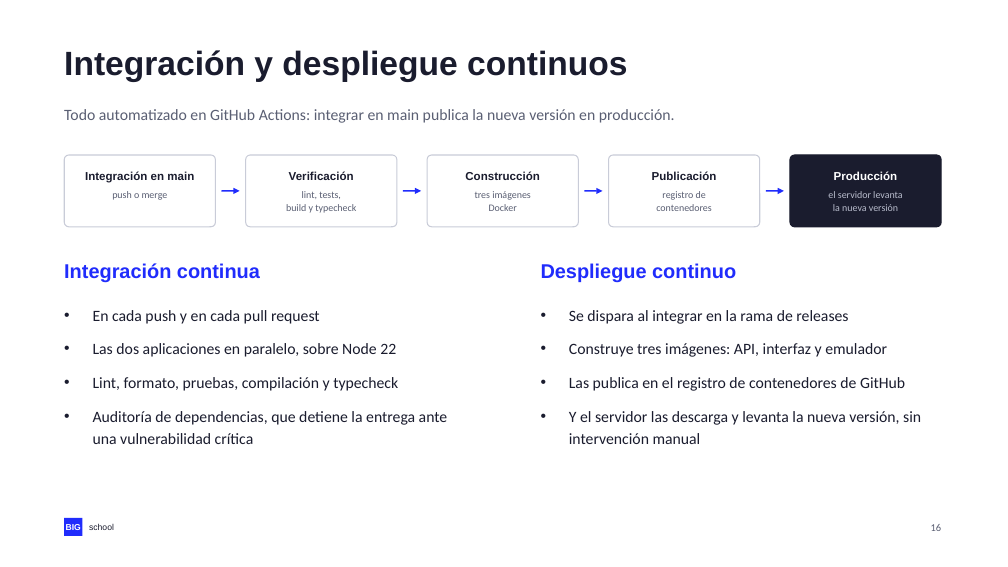
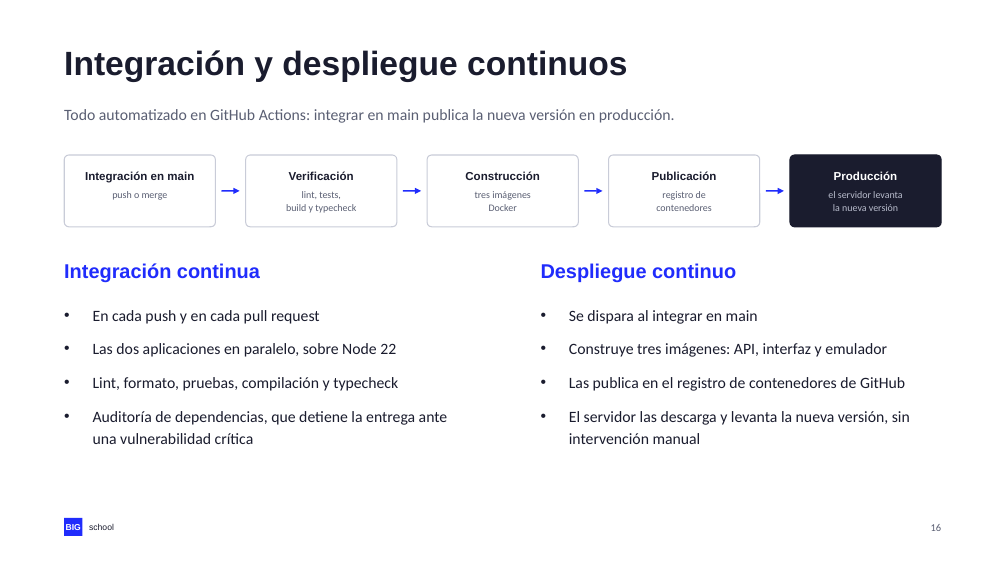
Before and after one commit to NovilloQuinta/intelligent-automotive-diagnostics, a slide deck: slide 16 of docs/presentacion/tfm-intelligent-automotive-diagnostics.pptx. Drawn at 1008x567 pixels with LibreOffice and Linux fonts; fonts in the diff are those of the drawing. Boxes give left, top, right and bottom in pixels: in the first picture for what was removed or moved away, otherwise in the second. Text is boxed around its words. In the diff, an @@ line names an element or a change of style, - is before the commit and + after.

Commit message:
docs(tfm): ajustar el slide de CI/CD y el contador de slides del generador

```diff
--- a/docs/presentacion/tfm-intelligent-automotive-diagnostics.pptx
+++ b/docs/presentacion/tfm-intelligent-automotive-diagnostics.pptx
@@ text at (569,310,758,324): text changed @@
-• Se dispara al integrar en la rama de releases
+• Se dispara al integrar en main
@@ text at (569,411,910,444): text changed @@
-• Y el servidor las descarga y levanta la nueva versión, sin intervención manual
+• El servidor las descarga y levanta la nueva versión, sin intervención manual
```
Also in this commit, not shown: 3 other files.
